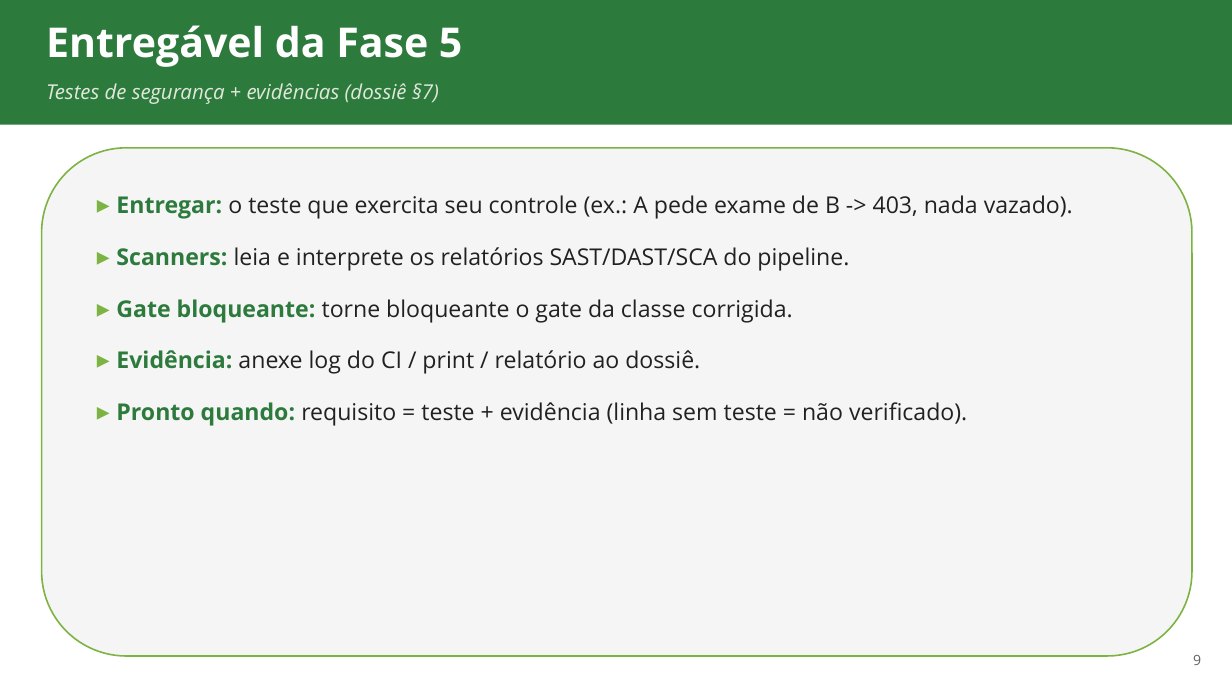
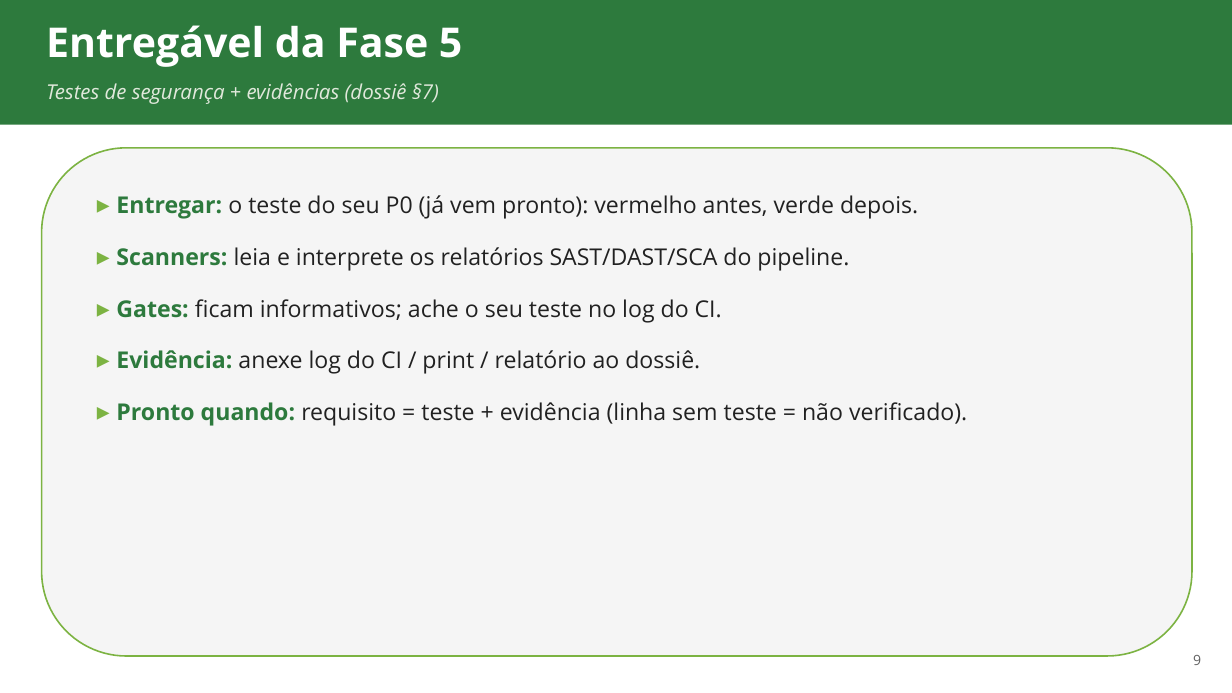
Before and after one commit to ads-sapucaia-ssc/SSC, a slide deck: slide 9 of aulas/aula-07-verificacao.pptx. Drawn at 1232x693 pixels with LibreOffice and Linux fonts; fonts in the diff are those of the drawing. Boxes give left, top, right and bottom in pixels: in the first picture for what was removed or moved away, otherwise in the second. Text is boxed around its words. In the diff, an @@ line names an element or a change of style, - is before the commit and + after.

```diff
--- a/aulas/aula-07-verificacao.pptx
+++ b/aulas/aula-07-verificacao.pptx
@@ text at bbox=[116, 195, 918, 219]: text changed @@
-▸ Entregar: o teste que exercita seu controle (ex.: A pede exame de B -> 403, nada vazado).
+▸ Entregar: o teste do seu P0 (já vem pronto): vermelho antes, verde depois.
@@ text at bbox=[116, 299, 722, 322]: text changed @@
-▸ Gate bloqueante: torne bloqueante o gate da classe corrigida.
+▸ Gates: ficam informativos; ache o seu teste no log do CI.
```
Also in this commit, not shown: 15 other files.
